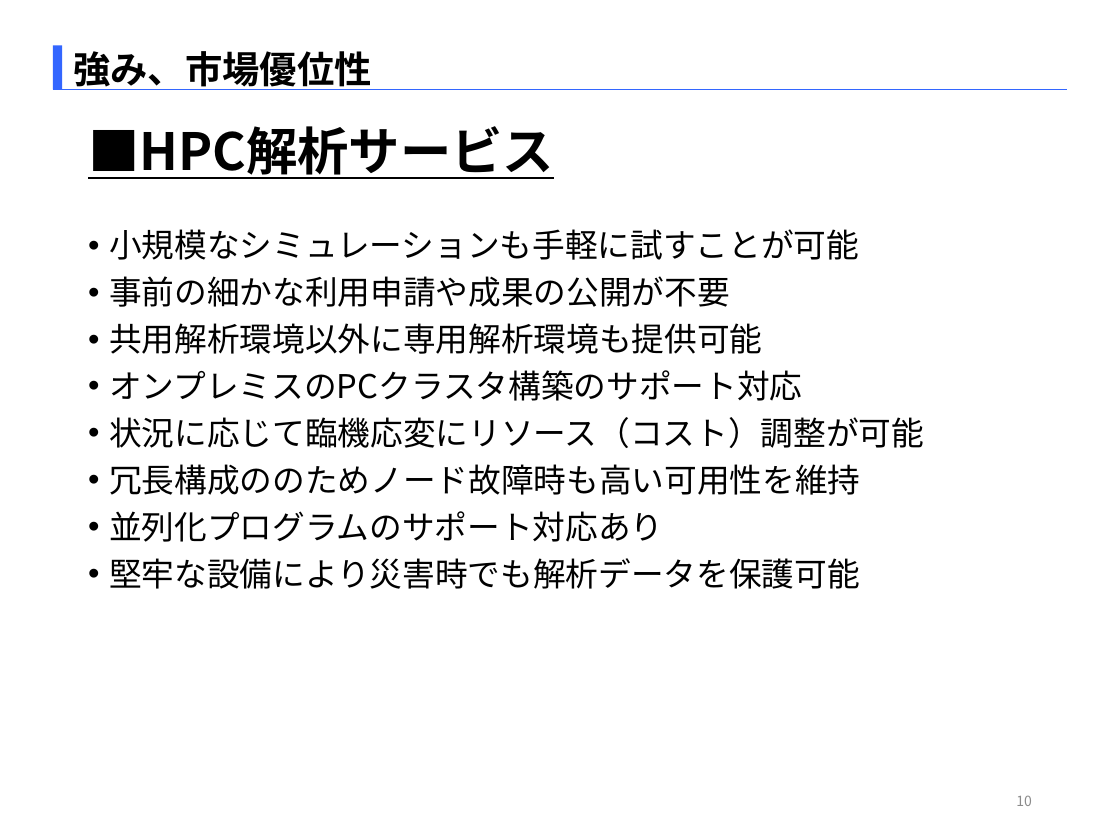
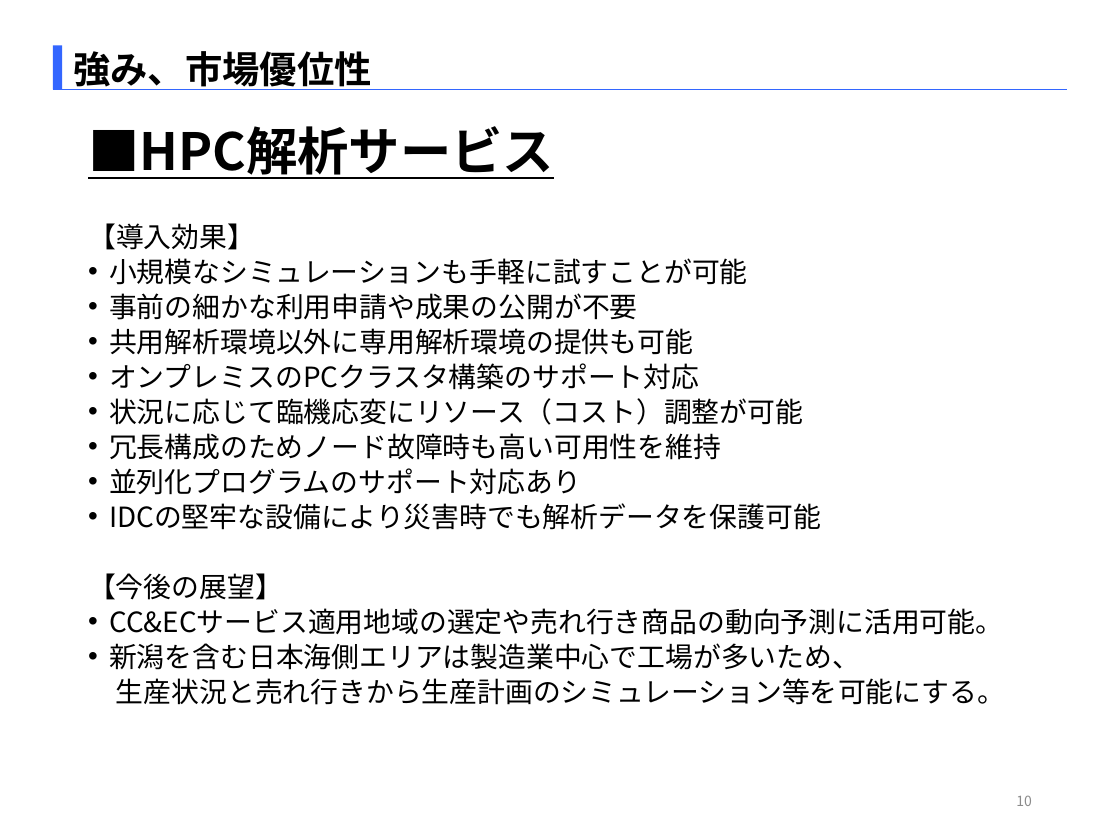
Before and after one commit to SITH-YN/PythonTool, a slide deck: slide 10 of Temp/EMB本部_中村洋太_290863_[HPC解析_CC&ECサービス].pptx. Drawn at 1120x840 pixels with LibreOffice and Linux fonts; fonts in the diff are those of the drawing. Boxes give left, top, right and bottom in pixels: in the first picture for what was removed or moved away, otherwise in the second. Text is boxed around its words. In the diff, an @@ line names an element or a change of style, - is before the commit and + after.

```diff
--- a/Temp/EMB本部_中村洋太_290863_[HPC解析_CC&ECサービス].pptx
+++ b/Temp/EMB本部_中村洋太_290863_[HPC解析_CC&ECサービス].pptx
@@ text at bbox=[88, 223, 255, 250]: paragraph added @@
+【導入効果】
@@ text at bbox=[109, 258, 803, 495]: size 21 to 17.9 pt in "小規模なシミュレーションも手軽に試すことが可能", "事前の細かな利用申請や成果の公開が不要", "オンプレミスのPCクラスタ構築のサポート対応", "状況に応じて臨機応変にリソース（コスト）調整が可能" and 1 more places; line spacing 0.9 to 0.7 @@
@@ text at bbox=[109, 328, 693, 355]: text changed; size 21 to 17.9 pt @@
-• 共用解析環境以外に専用解析環境も提供可能
+• 共用解析環境以外に専用解析環境の提供も可能
@@ text at bbox=[109, 433, 721, 460]: text changed; size 21 to 17.9 pt @@
-• 冗長構成ののためノード故障時も高い可用性を維持
+• 冗長構成のためノード故障時も高い可用性を維持
@@ text at bbox=[88, 503, 1005, 705]: text changed; size 21 to 17.9 pt @@
-• 堅牢な設備により災害時でも解析データを保護可能
+• IDCの堅牢な設備により災害時でも解析データを保護可能
+【今後の展望】
+• CC&ECサービス適用地域の選定や売れ行き商品の動向予測に活用可能。
+• 新潟を含む日本海側エリアは製造業中心で工場が多いため、
+生産状況と売れ行きから生産計画のシミュレーション等を可能にする。
```
Also in this commit, not shown: 11 other slides changed.
